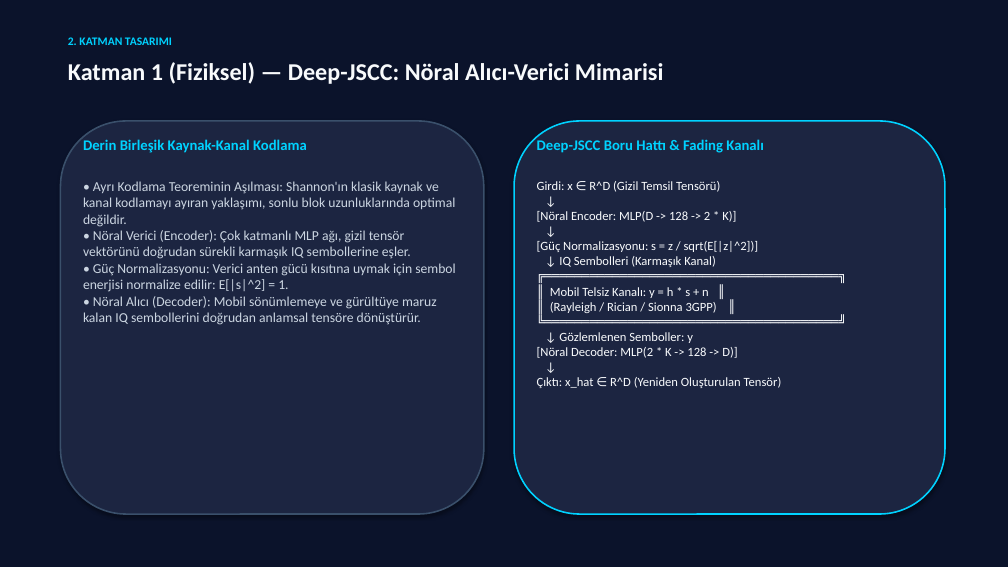
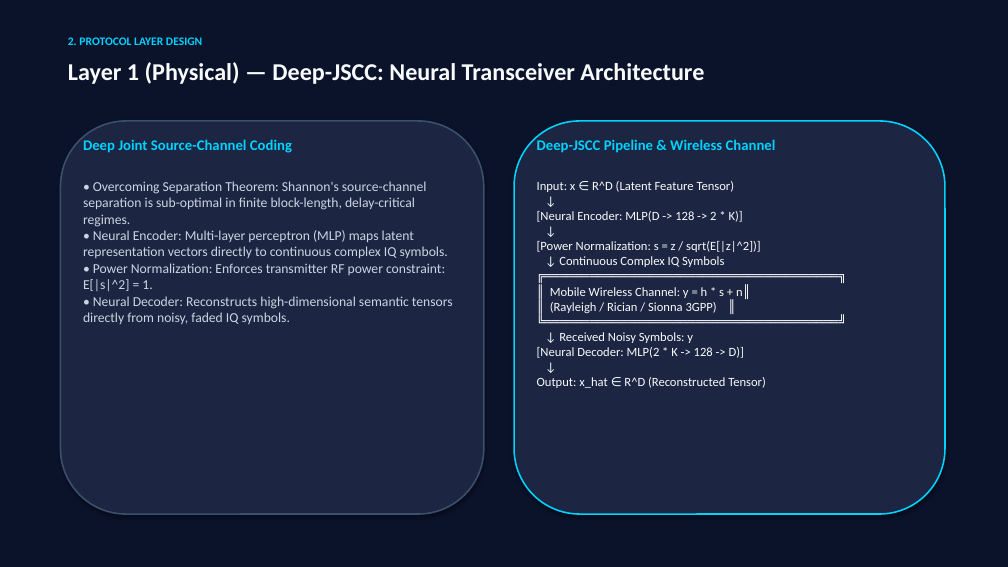
Before and after one commit to TalhaYolcu/saps, a slide deck: slide 13 of docs/SAPS_Presentation.pptx. Drawn at 1008x567 pixels with LibreOffice and Linux fonts; fonts in the diff are those of the drawing. Boxes give left, top, right and bottom in pixels: in the first picture for what was removed or moved away, otherwise in the second. Text is boxed around its words. In the diff, an @@ line names an element or a change of style, - is before the commit and + after.

```diff
--- a/docs/SAPS_Presentation.pptx
+++ b/docs/SAPS_Presentation.pptx
@@ text at bbox=[68, 37, 202, 45]: text changed @@
-2. KATMAN TASARIMI
+2. PROTOCOL LAYER DESIGN
@@ text at bbox=[68, 62, 704, 84]: text changed @@
-Katman 1 (Fiziksel) — Deep-JSCC: Nöral Alıcı-Verici Mimarisi
+Layer 1 (Physical) — Deep-JSCC: Neural Transceiver Architecture
@@ text at bbox=[83, 139, 292, 153]: text changed @@
-Derin Birleşik Kaynak-Kanal Kodlama
+Deep Joint Source-Channel Coding
@@ text at bbox=[537, 139, 776, 153]: text changed @@
-Deep-JSCC Boru Hattı & Fading Kanalı
+Deep-JSCC Pipeline & Wireless Channel
@@ text at bbox=[83, 181, 453, 324]: text changed @@
-• Ayrı Kodlama Teoreminin Aşılması: Shannon'ın klasik kaynak ve kanal kodlamayı ayıran yaklaşımı, sonlu blok uzunluklarında optimal değildir.
-• Nöral Verici (Encoder): Çok katmanlı MLP ağı, gizil tensör vektörünü doğrudan sürekli karmaşık IQ sembollerine eşler.
-• Güç Normalizasyonu: Verici anten gücü kısıtına uymak için sembol enerjisi normalize edilir: E[|s|^2] = 1.
-• Nöral Alıcı (Decoder): Mobil sönümlemeye ve gürültüye maruz kalan IQ sembollerini doğrudan anlamsal tensöre dönüştürür.
+• Overcoming Separation Theorem: Shannon's source-channel separation is sub-optimal in finite block-length, delay-critical regimes.
+• Neural Encoder: Multi-layer perceptron (MLP) maps latent representation vectors directly to continuous complex IQ symbols.
+• Power Normalization: Enforces transmitter RF power constraint: E[|s|^2] = 1.
+• Neural Decoder: Reconstructs high-dimensional semantic tensors directly from noisy, faded IQ symbols.
@@ text at bbox=[537, 181, 766, 388]: text changed @@
-Girdi: x ∈ R^D (Gizil Temsil Tensörü)
-↓
-[Nöral Encoder: MLP(D -> 128 -> 2 * K)]
-↓
-[Güç Normalizasyonu: s = z / sqrt(E[|z|^2])]
-↓ IQ Sembolleri (Karmaşık Kanal)
-╔═══════════════════════════════════════╗
-║ Mobil Telsiz Kanalı: y = h * s + n ║
-║ (Rayleigh / Rician / Sionna 3GPP) ║
-╚═══════════════════════════════════════╝
-↓ Gözlemlenen Semboller: y
-[Nöral Decoder: MLP(2 * K -> 128 -> D)]
-↓
-Çıktı: x_hat ∈ R^D (Yeniden Oluşturulan Tensör)
+Input: x ∈ R^D (Latent Feature Tensor)
+↓
+[Neural Encoder: MLP(D -> 128 -> 2 * K)]
+↓
+[Power Normalization: s = z / sqrt(E[|z|^2])]
+↓ Continuous Complex IQ Symbols
+╔═══════════════════════════════════════╗
+║ Mobile Wireless Channel: y = h * s + n║
+║ (Rayleigh / Rician / Sionna 3GPP) ║
+╚═══════════════════════════════════════╝
+↓ Received Noisy Symbols: y
+[Neural Decoder: MLP(2 * K -> 128 -> D)]
+↓
+Output: x_hat ∈ R^D (Reconstructed Tensor)
```
Also in this commit, not shown: 23 other slides changed, 2 slides added, 2 slides removed, 2 other files.
